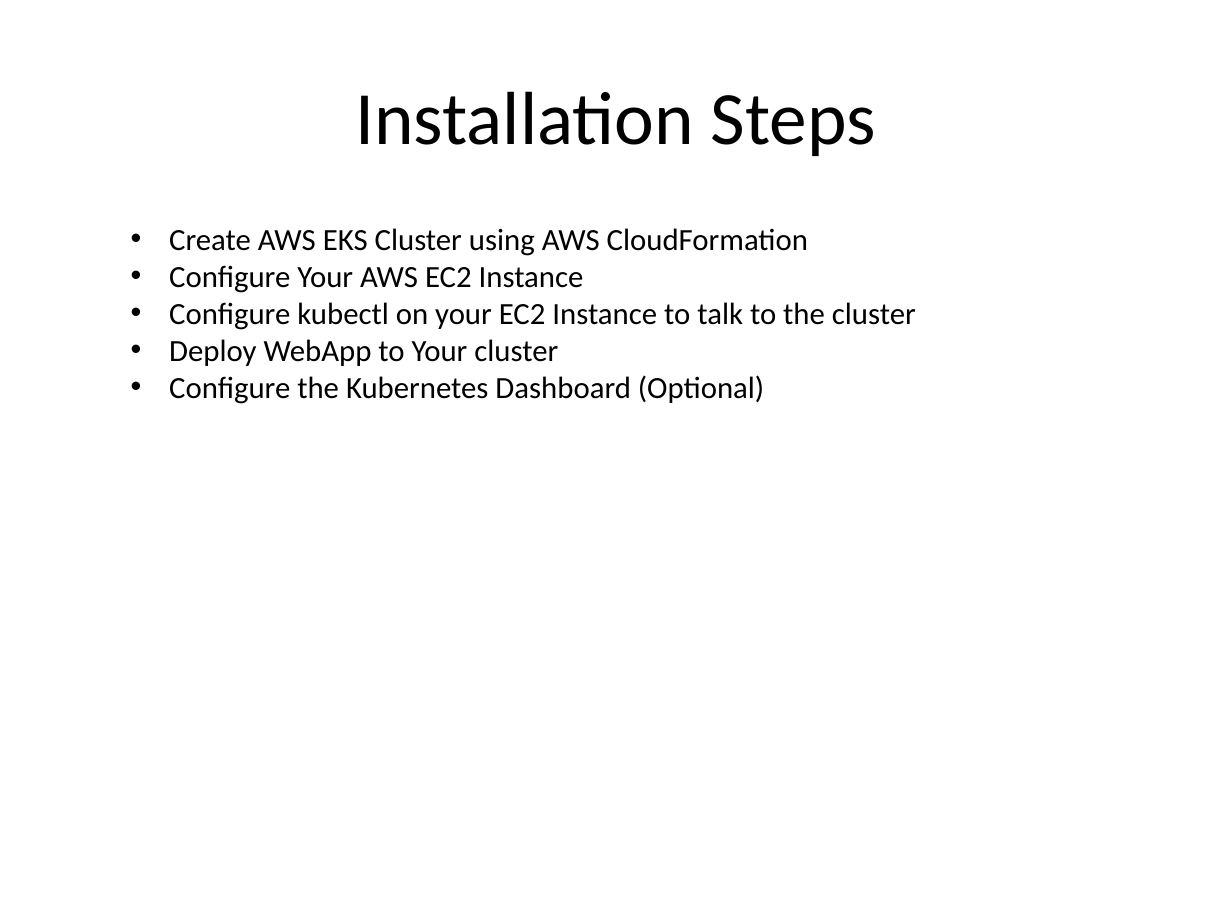
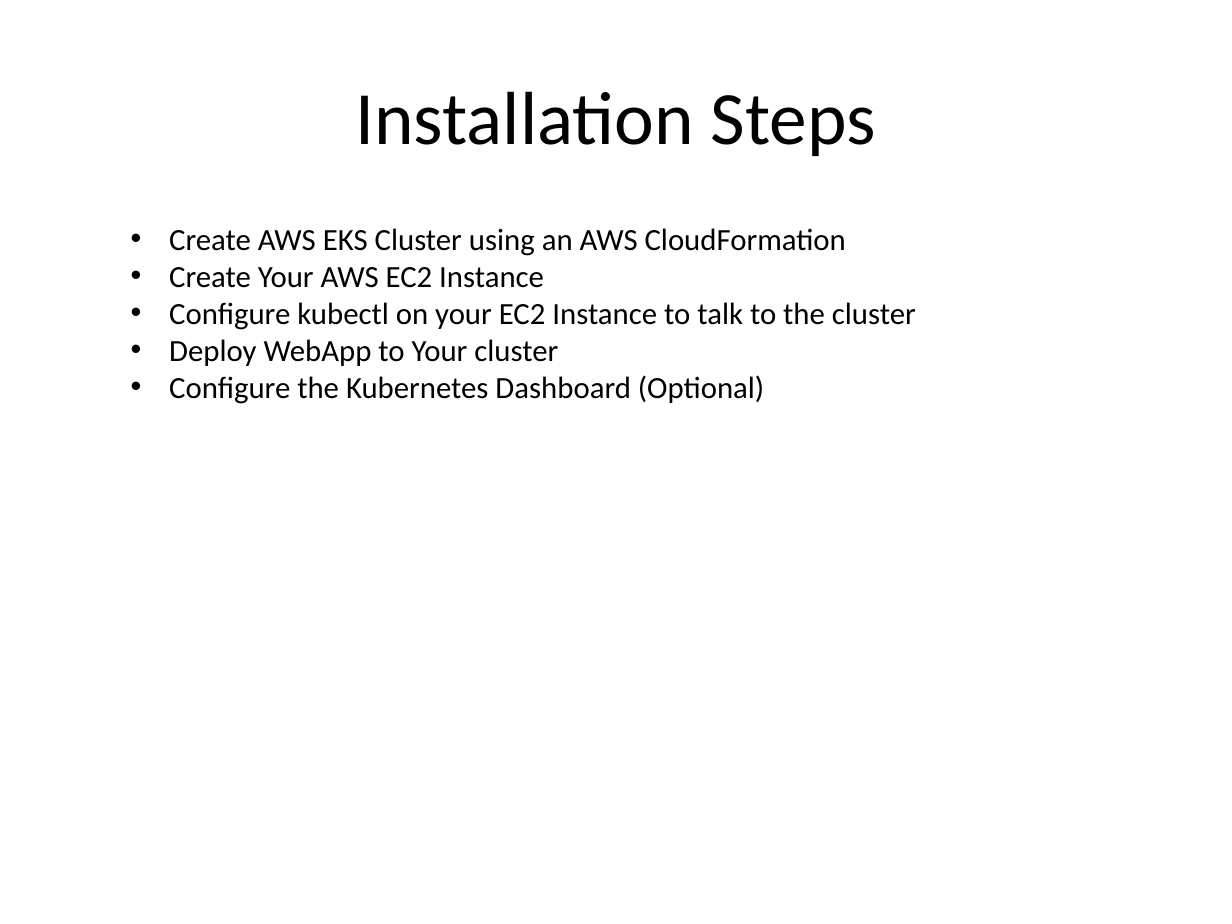
Before and after one commit to kskalvar/aws-eks-cluster-quickstart, a slide deck: slide 8 of slides/AWS-EKS-Cluster-Quickstart.pptx. Drawn at 1232x924 pixels with LibreOffice and Linux fonts; fonts in the diff are those of the drawing; background and template pictures are left out. Boxes give left, top, right and bottom in pixels: in the first picture for what was removed or moved away, otherwise in the second. Text is boxed around its words. In the diff, an @@ line names an element or a change of style, - is before the commit and + after.

```diff
--- a/slides/AWS-EKS-Cluster-Quickstart.pptx
+++ b/slides/AWS-EKS-Cluster-Quickstart.pptx
@@ text at (x1=169, y1=228, x2=846, y2=288): text changed @@
-• Create AWS EKS Cluster using AWS CloudFormation
-• Configure Your AWS EC2 Instance
+• Create AWS EKS Cluster using an AWS CloudFormation
+• Create Your AWS EC2 Instance
```
Also in this commit, not shown: 6 other slides changed.
